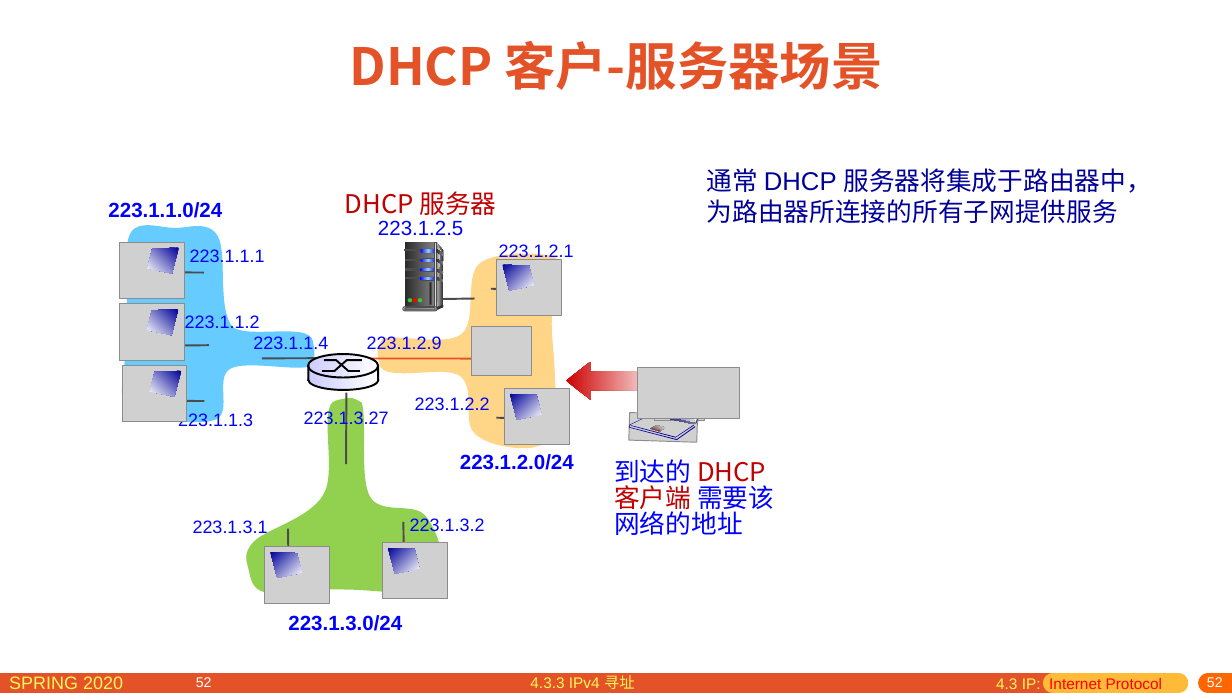
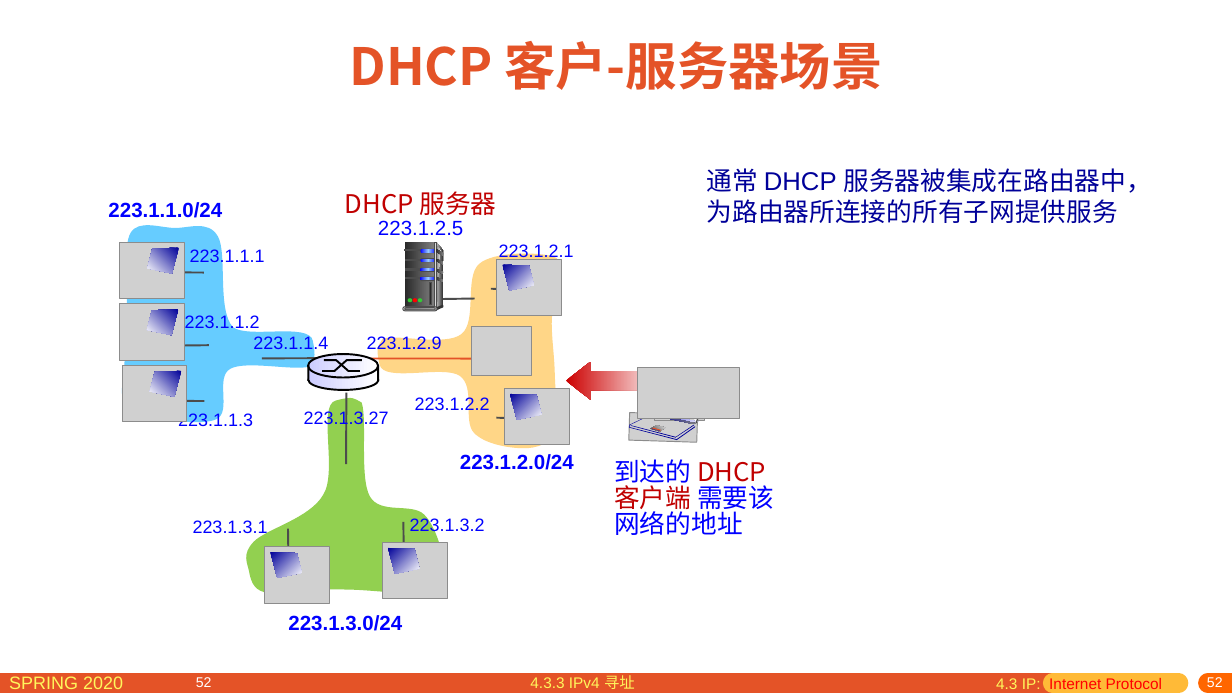
Before and after one commit to network-distributed/presentations, a slide deck: slide 52 of chapter4_cn.pptx. Drawn at 1232x693 pixels with LibreOffice and Linux fonts; fonts in the diff are those of the drawing; grey boxes stand for pictures. Boxes give left, top, right and bottom in pixels: in the first picture for what was removed or moved away, otherwise in the second. Text is boxed around its words. In the diff, an @@ line names an element or a change of style, - is before the commit and + after.

```diff
--- a/chapter4_cn.pptx
+++ b/chapter4_cn.pptx
@@ text at (707,168,1151,223): text changed @@
-通常 DHCP 服务器将集成于路由器中，为路由器所连接的所有子网提供服务
+通常 DHCP 服务器被集成在路由器中，为路由器所连接的所有子网提供服务
```
Also in this commit, not shown: 15 other slides changed, 1 other file.
